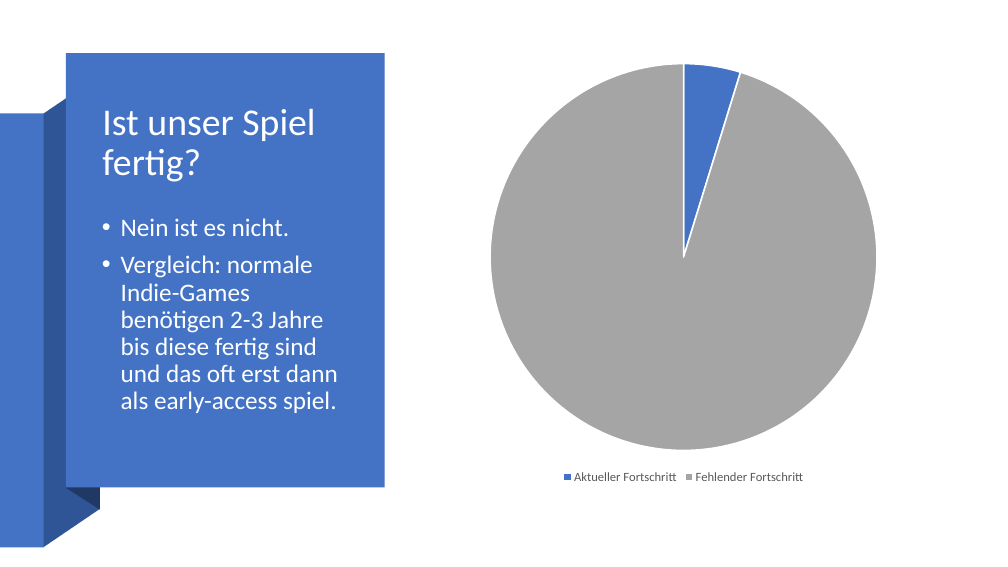
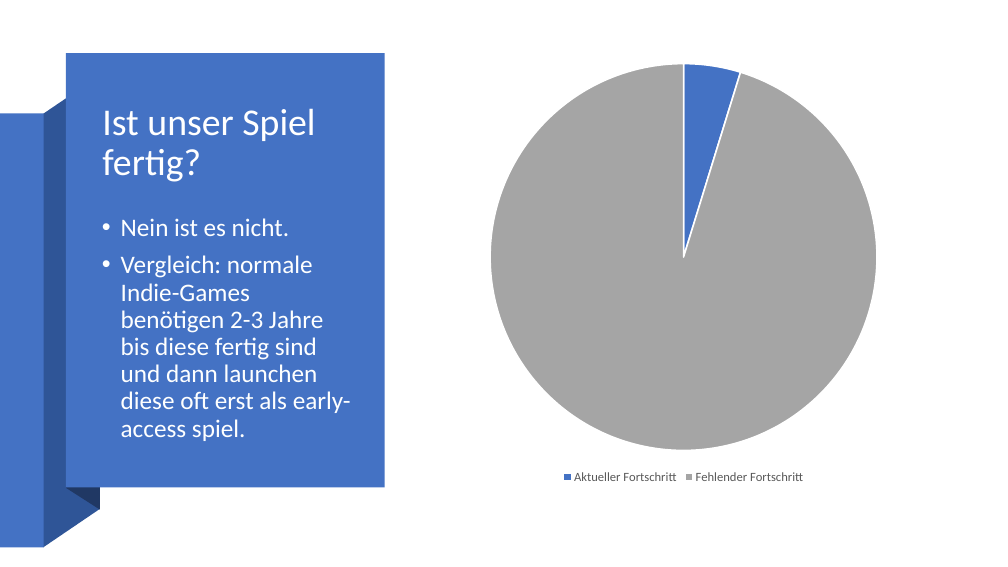
Before and after one commit to FragonGamer/ishjarta, a slide deck: slide 6 of Vermarktung des Spieles_Ishjarta.pptx. Drawn at 1008x567 pixels with LibreOffice and Linux fonts; fonts in the diff are those of the drawing. Boxes give left, top, right and bottom in pixels: in the first picture for what was removed or moved away, otherwise in the second. Text is boxed around its words. In the diff, an @@ line names an element or a change of style, - is before the commit and + after.

```diff
--- a/Vermarktung des Spieles_Ishjarta.pptx
+++ b/Vermarktung des Spieles_Ishjarta.pptx
@@ text at [121, 255, 351, 441]: text changed @@
-• Vergleich: normale Indie-Games benötigen 2-3 Jahre bis diese fertig sind und das oft erst dann als early-access spiel.
+• Vergleich: normale Indie-Games benötigen 2-3 Jahre bis diese fertig sind und dann launchen diese oft erst als early-access spiel.
```
Also in this commit, not shown: 2 other slides changed, 1 other file.
